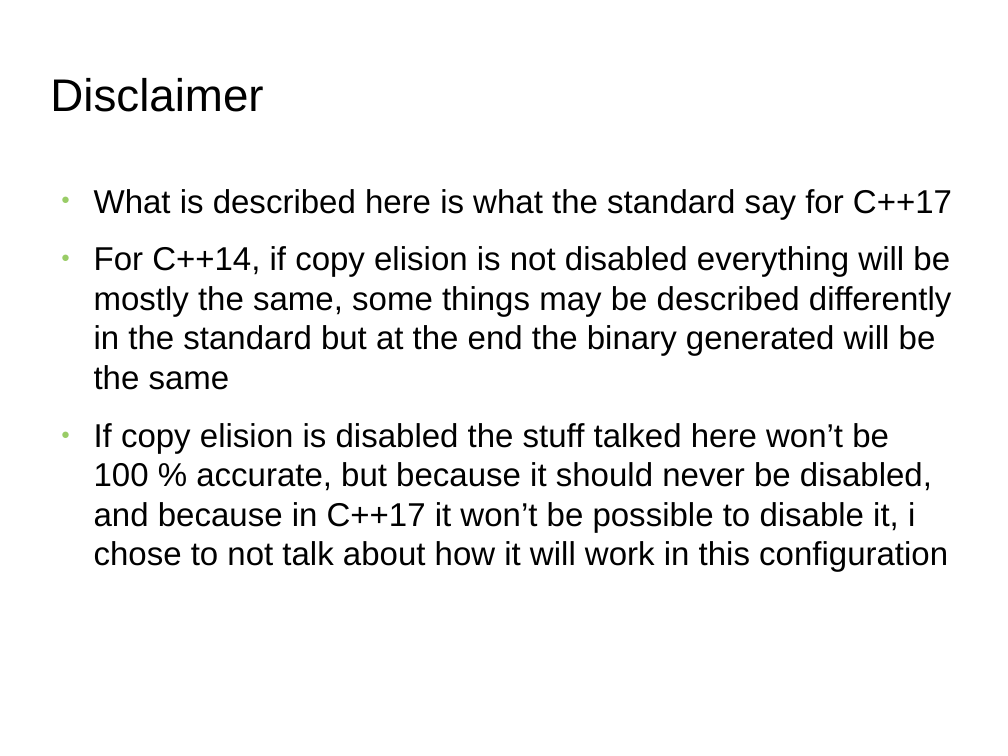
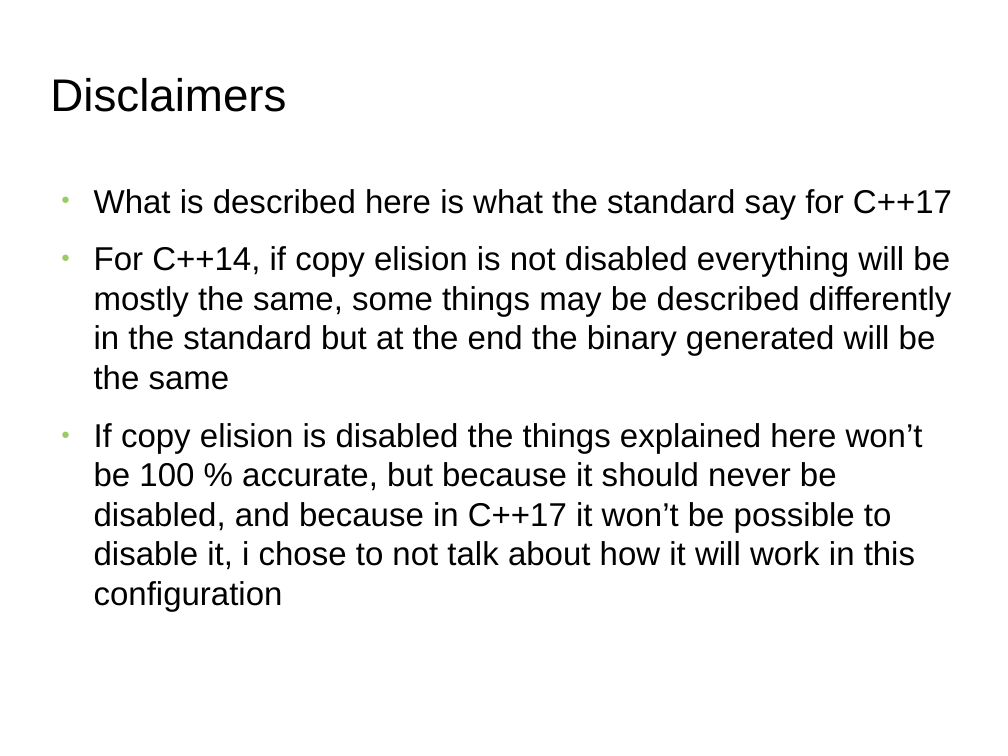
Before and after one commit to FranckRJ/CPP-trainings, a slide deck: slide 6 of traning-move.odp. Drawn at 1008x756 pixels with LibreOffice and Linux fonts; fonts in the diff are those of the drawing; background and template pictures are left out. Boxes give left, top, right and bottom in pixels: in the first picture for what was removed or moved away, otherwise in the second. Text is boxed around its words. In the diff, an @@ line names an element or a change of style, - is before the commit and + after.

```diff
--- a/traning-move.odp
+++ b/traning-move.odp
@@ title at bbox=[50, 78, 286, 112]: text changed @@
-Disclaimer
+Disclaimers
@@ text at bbox=[94, 423, 923, 612]: text changed @@
-● If copy elision is disabled the stuff talked here won’t be 100 % accurate, but because it should never be disabled, and because in C++17 it won’t be possible to disable it, i chose to not talk about how it will work in this configuration
+● If copy elision is disabled the things explained here won’t be 100 % accurate, but because it should never be disabled, and because in C++17 it won’t be possible to disable it, i chose to not talk about how it will work in this configuration
```
Also in this commit, not shown: 8 other slides changed, 1 other file.
